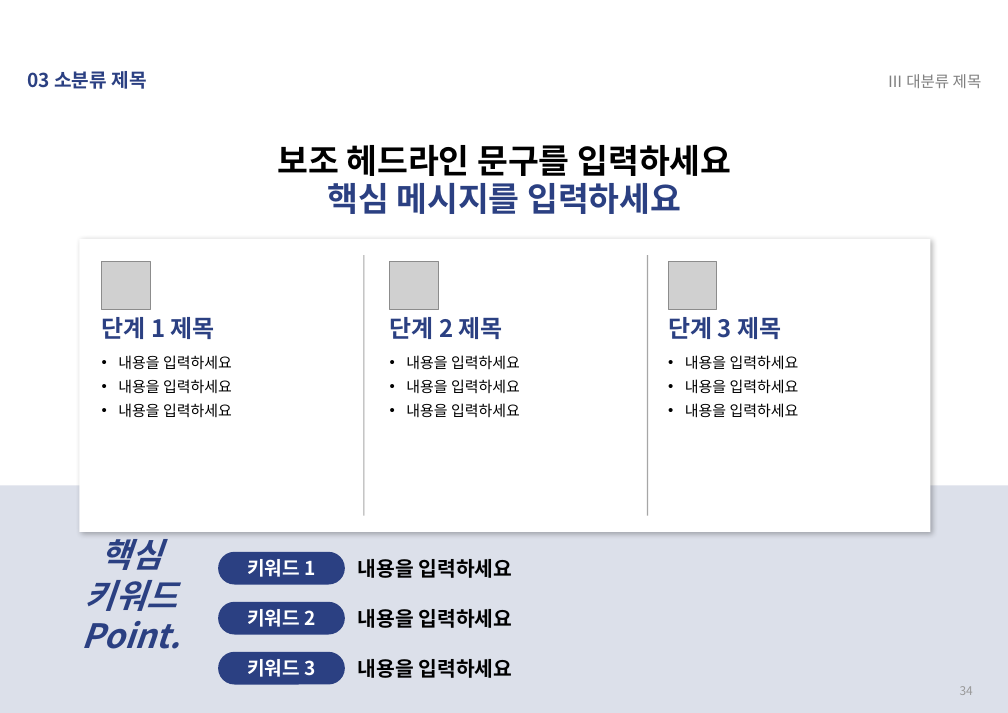
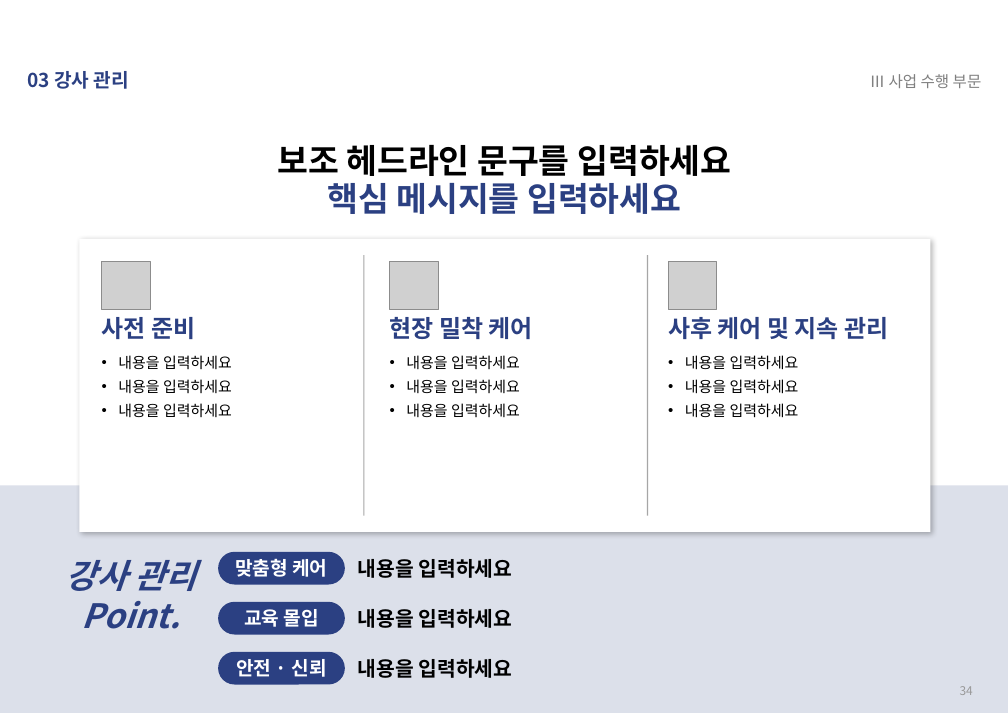
Before and after one commit to jinyor4435/-, a slide deck: slide 34 of 입찰제안서_PPT템플릿_2026SW미래채움.pptx. Drawn at 1008x713 pixels with LibreOffice and Linux fonts; fonts in the diff are those of the drawing; grey boxes stand for pictures. Boxes give left, top, right and bottom in pixels: in the first picture for what was removed or moved away, otherwise in the second. Text is boxed around its words. In the diff, an @@ line names an element or a change of style, - is before the commit and + after.

```diff
--- a/입찰제안서_PPT템플릿_2026SW미래채움.pptx
+++ b/입찰제안서_PPT템플릿_2026SW미래채움.pptx
@@ text at (28,71,129,89): text changed @@
-03 소분류 제목
+03 강사 관리
@@ text at (870,74,982,88): text changed @@
-Ⅲ 대분류 제목
+Ⅲ 사업 수행 부문
@@ text at (102,317,195,339): text changed @@
-단계 1 제목
+사전 준비
@@ text at (390,317,533,339): text changed @@
-단계 2 제목
+현장 밀착 케어
@@ text at (668,317,888,339): text changed @@
-단계 3 제목
+사후 케어 및 지속 관리
@@ text at (66,560,197,591): text changed @@
-핵심 키워드
+강사 관리
@@ text in rounded rectangle at (235,559,327,577): text changed @@
-키워드 1
+맞춤형 케어
@@ text in rounded rectangle at (244,609,319,627): text changed @@
-키워드 2
+교육 몰입
@@ text in rounded rectangle at (236,659,326,677): text changed @@
-키워드 3
+안전 · 신뢰
```
Also in this commit, not shown: 41 other slides changed, 13 slides added, 13 slides removed.
